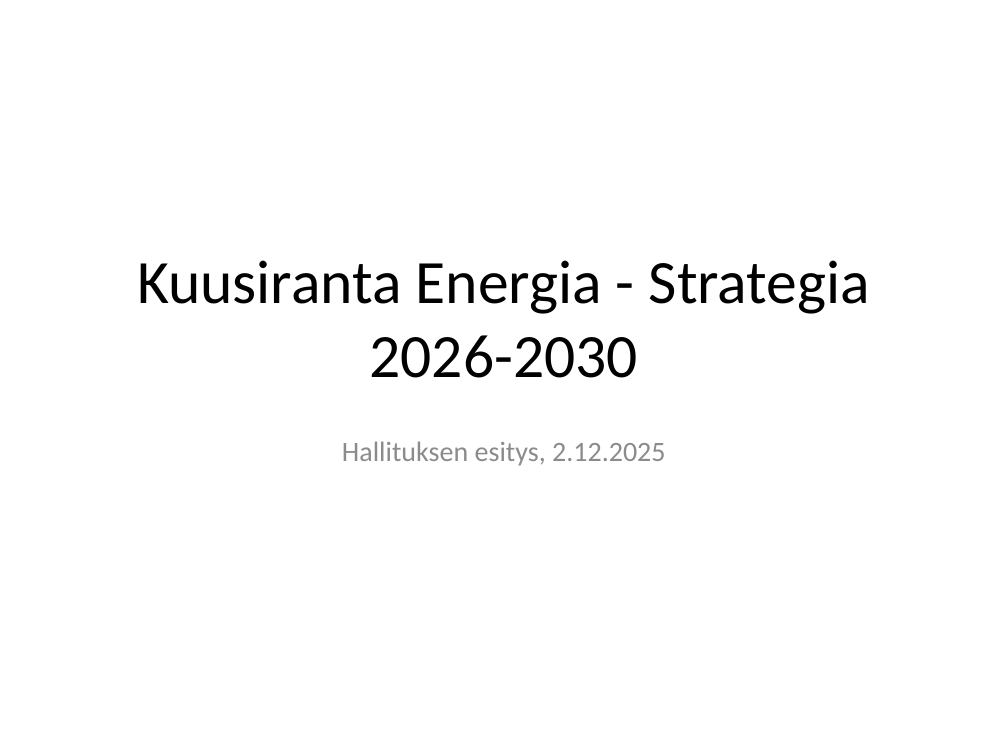
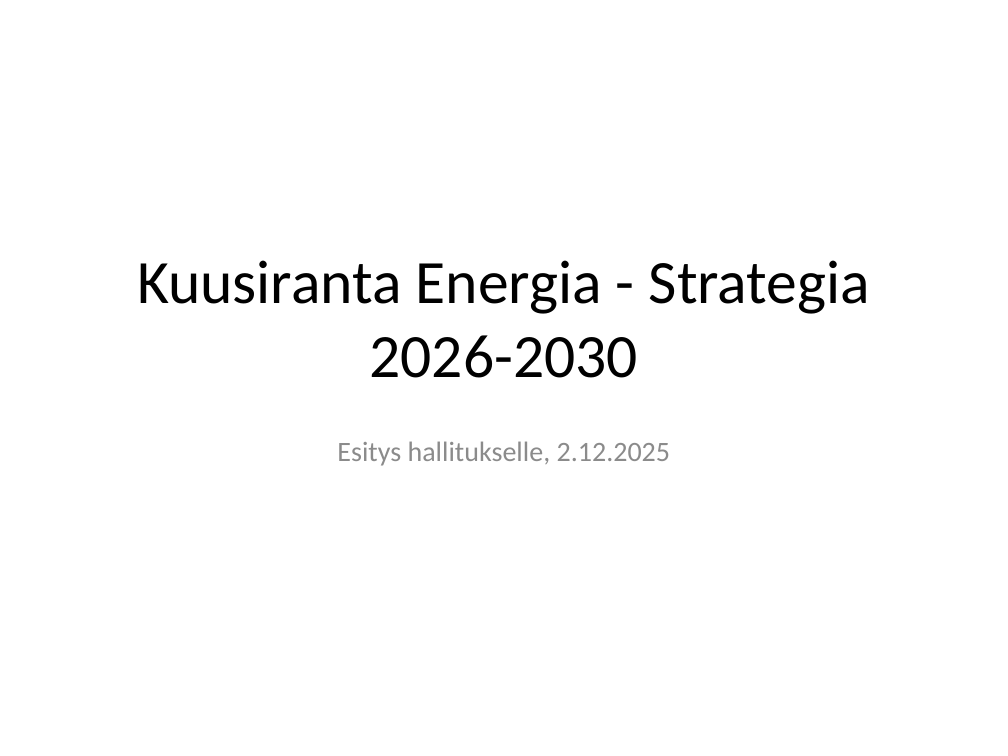
Before and after one commit to codekush123/Privacy-Focused-Local-AI-Document-Workspace, a slide deck: slide 1 of benchmark/corpus/fi/strategia_2026_2030.pptx. Drawn at 1008x756 pixels with LibreOffice and Linux fonts; fonts in the diff are those of the drawing. Boxes give left, top, right and bottom in pixels: in the first picture for what was removed or moved away, otherwise in the second. Text is boxed around its words. In the diff, an @@ line names an element or a change of style, - is before the commit and + after.

Commit message:
Finnish proofreading, hours log, browser smoke test and UI fixes
- Finnish benchmark text proofread: three errors (a genitive, an ambiguous
  "Hallituksen esitys", an ungrammatical question) and some awkward wording
  fixed; no facts or expected answers changed. Finnish cases re-run for
  Qwen3.5-4B, Gemma-4-E4B, Claude Opus 5 and GPT-6.1 Sol. Qwen3.5-4B now
  98 % standard / 89 % hard; frontier models stay at 100 %.
- Retrieval check reported per tier (standard / hard); on hard questions
  language-aware ranking is no better than plain BM25.
- Browser smoke test (scripts/ui_smoke_test.py, Playwright). Its first run
  found and the commit fixes: citation links opened an empty tab (safe-URL
  filter blanked cite: links), uploaded documents were not auto-selected
  in dev mode (side effect inside a StrictMode state updater), the answer
  language was ignored without selected documents, and a favicon 404.
- Evaluation tab pre-selects the most complete run of each model.
- FINAL-HOURS.md template with testing/verification marked; README links
  to AGENTS/TESTING/PLANS/FINAL-HOURS and states that the benchmark was
  planned with a frontier AI model, as the course recommends.

```diff
--- a/benchmark/corpus/fi/strategia_2026_2030.pptx
+++ b/benchmark/corpus/fi/strategia_2026_2030.pptx
@@ subtitle at (x1=337, y1=441, x2=670, y2=466): text changed @@
-Hallituksen esitys, 2.12.2025
+Esitys hallitukselle, 2.12.2025
```
Also in this commit, not shown: 2 other slides changed, 28 other files.
